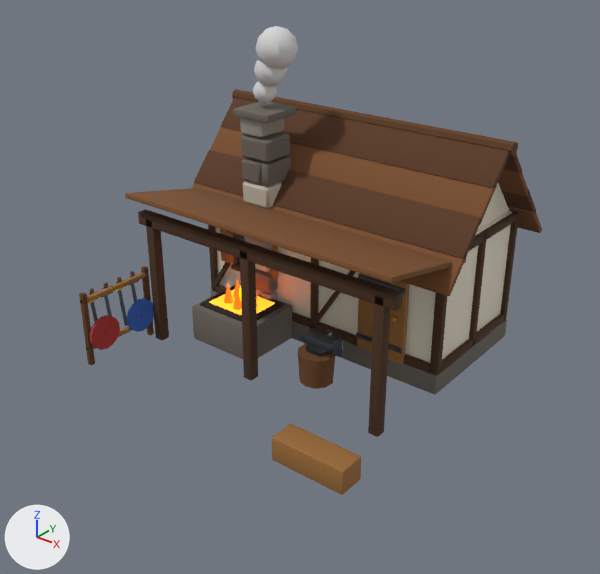
The glTF model modele3d/export/mapa/kuznia_poz06.glb: old version first, new version second.
The view is the same before and after, from a camera (50 mm lens) standing at (8.79, -10.97, 8.28) and looking at (0.42, -0.52, 1.8). Arrows for +X, +Y and +Z are at lower left; the lights stay in place. The older version comes first. Vertices at exactly the same position are counted once.

In view in the first picture: 'kuznia_poz06'.
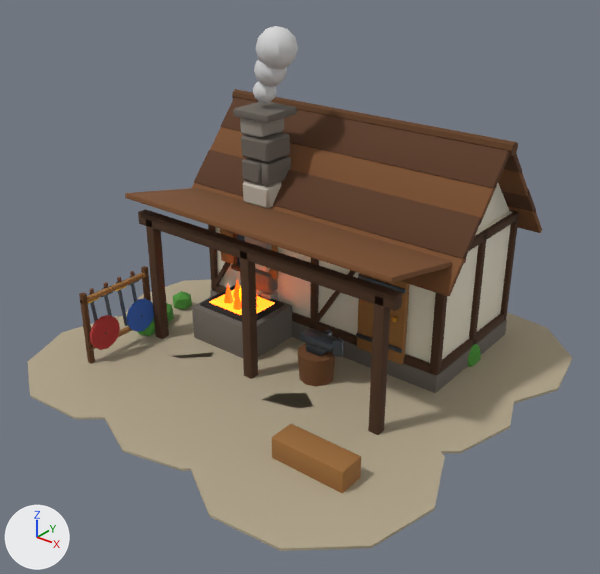
The change, as JSON lines over the scene's bpy script:
```json
{"op": "add", "block": "mat_mapa_gravel", "code": ["mat_mapa_gravel = principled_material('mapa_gravel')", "mat_mapa_gravel.base_color = (0.451, 0.381, 0.262)  # beige #b3a68c", "mat_mapa_gravel.roughness = 0.95"]}
{"op": "add", "block": "mat_mapa_leaves", "code": ["mat_mapa_leaves = principled_material('mapa_leaves')", "mat_mapa_leaves.base_color = (0.0782, 0.323, 0.0423)  # green #4f9a3a", "mat_mapa_leaves.roughness = 0.85"]}
{"block": "me_kuznia_poz06", "where": "# used by ob_kuznia_poz06; location = (0.0, 0.0, 0.0)"}
{"op": "remove", "block": "me_kuznia_poz06", "code": "me_kuznia_poz06.from_pydata(...)  # 4298 vertices, 8164 faces; spans x -3.15..3.15, y -2.85..3.62, z 0.0..6.03"}
{"op": "add", "block": "me_kuznia_poz06", "code": "me_kuznia_poz06.from_pydata(...)  # 4598 vertices, 8688 faces; spans x -4.33..4.45, y -4.42..4.23, z -0.13..6.03"}
{"block": "me_kuznia_poz06", "change": "me_kuznia_poz06 part 1: a new loose piece, a 10-sided cylinder along z spanning x -4.295..-0.387, y -4.168..-0.39, z 0.005..0.045, in mat_mapa_gravel (beige #b3a68c)"}
{"block": "me_kuznia_poz06", "change": "me_kuznia_poz06 part 2: a new loose piece, a 10-sided cylinder along z spanning x -4.33..-0.679, y -1.78..1.861, z 0.004..0.046, in mat_mapa_gravel (beige #b3a68c)"}
{"block": "me_kuznia_poz06", "change": "me_kuznia_poz06 part 3: a new loose piece, a 10-sided cylinder along z spanning x -1.943..1.662, y -4.192..-0.51, z 0.004..0.046, in mat_mapa_gravel (beige #b3a68c)"}
{"block": "me_kuznia_poz06", "change": "me_kuznia_poz06 part 4: a new loose piece, a 10-sided cylinder along z spanning x -1.73..1.954, y -1.829..1.987, z 0.003..0.047, in mat_mapa_gravel (beige #b3a68c)"}
{"block": "me_kuznia_poz06", "change": "me_kuznia_poz06 part 5: a new loose piece, a 10-sided cylinder along z spanning x 0.286..4.342, y -4.422..-0.453, z 0.003..0.047, in mat_mapa_gravel (beige #b3a68c)"}
{"block": "me_kuznia_poz06", "change": "me_kuznia_poz06 part 6: a new loose piece, a 10-sided cylinder along z spanning x 0.452..4.289, y -1.623..2.084, z 0.002..0.048, in mat_mapa_gravel (beige #b3a68c)"}
{"block": "me_kuznia_poz06", "change": "me_kuznia_poz06 part 7: a new loose piece, a 10-sided cylinder along z spanning x 0.553..4.447, y 0.27..4.133, z 0.001..0.049, in mat_mapa_gravel (beige #b3a68c)"}
{"block": "me_kuznia_poz06", "change": "me_kuznia_poz06 part 8: a new loose piece, an icosphere of 20 faces spanning x -3.4..-2.99, y -0.25..0.15, z -0.03..0.43, in mat_mapa_leaves (green #4f9a3a)"}
{"block": "me_kuznia_poz06", "change": "me_kuznia_poz06 part 9: a new loose piece, an icosphere of 20 faces spanning x -3.15..-2.7, y -1.5..-1.07, z -0.05..0.45, in mat_mapa_leaves (green #4f9a3a)"}
{"block": "me_kuznia_poz06", "change": "me_kuznia_poz06 part 10: a new loose piece, an icosphere of 20 faces spanning x -3.36..-2.86, y -0.96..-0.49, z -0.08..0.48, in mat_mapa_leaves (green #4f9a3a)"}
{"block": "me_kuznia_poz06", "change": "me_kuznia_poz06 part 11: a new loose piece, an icosphere of 20 faces spanning x 2.36..2.93, y 1.52..2.06, z -0.12..0.52, in mat_mapa_leaves (green #4f9a3a)"}
{"block": "me_kuznia_poz06", "change": "other edits to the shape of me_kuznia_poz06 do not show in these pictures"}
{"op": "add", "block": "me_kuznia_poz06", "code": "me_kuznia_poz06.materials.append(mat_mapa_gravel)  # beige #b3a68c"}
{"op": "add", "block": "me_kuznia_poz06", "code": "me_kuznia_poz06.materials.append(mat_mapa_leaves)  # green #4f9a3a"}
```

Location of each change, (x1, y1, x2, y2) in pixels of the pictures (600 x 574 px):
```json
{"object": "kuznia_poz06", "change": "reshaped", "before": [79, 26, 542, 495], "after": [28, 26, 572, 551], "on screen": "17% wider, 12% taller"}
{"part": 1, "of": "me_kuznia_poz06", "change": "added", "after": [28, 316, 172, 419], "on screen": "beige"}
{"part": 2, "of": "me_kuznia_poz06", "change": "added", "after": [121, 279, 215, 358], "on screen": "beige"}
{"part": 3, "of": "me_kuznia_poz06", "change": "added", "after": [103, 352, 261, 471], "on screen": "beige"}
{"part": 4, "of": "me_kuznia_poz06", "change": "added", "after": [209, 337, 313, 408], "on screen": "beige"}
{"part": 5, "of": "me_kuznia_poz06", "change": "added", "after": [189, 393, 445, 551], "on screen": "beige"}
{"part": 6, "of": "me_kuznia_poz06", "change": "added", "after": [304, 356, 514, 454], "on screen": "beige"}
{"part": 7, "of": "me_kuznia_poz06", "change": "added", "after": [392, 312, 572, 404], "on screen": "beige"}
{"part": 8, "of": "me_kuznia_poz06", "change": "added", "after": [172, 291, 192, 310]}
{"part": 9, "of": "me_kuznia_poz06", "change": "added", "after": [138, 318, 155, 336]}
{"part": 10, "of": "me_kuznia_poz06", "change": "added", "after": [166, 303, 174, 321]}
{"part": 11, "of": "me_kuznia_poz06", "change": "added", "after": [468, 344, 481, 367]}
```
